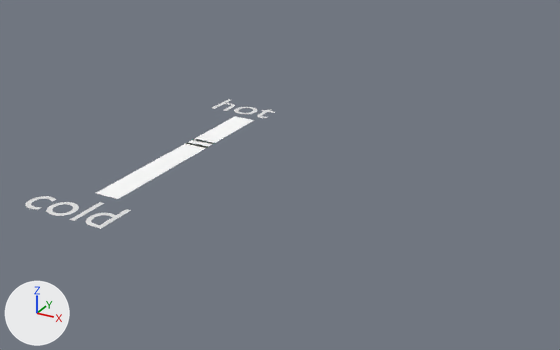
A saved change to the Blender file Gettinclose.blend.
The view is the same before and after, from a camera (50 mm lens) standing at (7.76, -10.52, 5.23) and looking at (1.64, 0.61, -0.33). The lights are fixed; the arrows at lower left show +X, +Y and +Z.

The first picture shows 'Text', 'Text.001', 'culture1', 'culture2', 'kernel'.
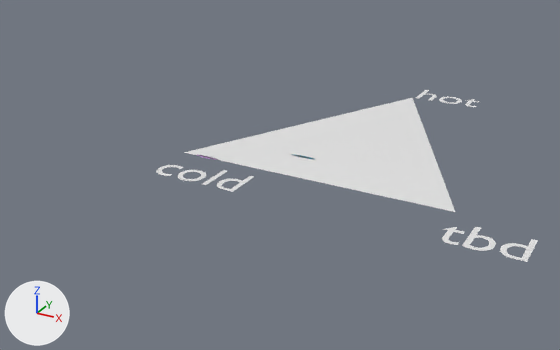
Commit message: finished first draft of models

What differs and where, as boxes [x1, y1, x2, y2] in the pictures (560 x 350 px):
'Triangle', added
    after: [184, 98, 455, 212]
'kernel', deleted
    before: [96, 116, 254, 199]
'Text.001', text changed, moved
    before: [25, 196, 131, 229]
    after: [416, 90, 480, 107]
'Text.002', added
    after: [442, 226, 538, 262]
'Text', text changed, moved
    before: [212, 99, 275, 118]
    after: [156, 165, 254, 192]
'culture2', moved
    before: [186, 142, 208, 148]
    after: [291, 154, 314, 159]
'culture1', moved
    before: [192, 139, 215, 144]
    after: [197, 155, 218, 160]

What changed in the scene script:
```text
Add me_triangle_035:
    me_triangle_035.from_pydata([(0.0, 0.0, 0.0), (5.0, 0.0, 0.0), (2.5, 5.0, 0.0)], [], [(0, 1, 2)])
Change txt_text_051:
    txt_text_051.body: 'hot' -> 'cold'
Change txt_text_052:
    txt_text_052.body: 'cold' -> 'hot'
Add txt_text_012:
    txt_text_012 = bpy.data.curves.new('Text.012', 'FONT')
    txt_text_012.body = 'tbd'
Change ob_text:
    ob_text.location: (-1.0, 2.3, 0.0) -> (0.0, -1.0, 0.0)
Change ob_text_001:
    ob_text_001.location: (-1.0, -3.0, 0.0) -> (2.5, 5.0, 0.0)
Change ob_culture2:
    ob_culture2.location: (0.0, 0.41, 0.0) -> (1.97, 0.85, 0.0)
Change ob_culture1:
    ob_culture1.location: (0.0, 0.62, 0.0) -> (0.48, 0.01, 0.0)
Remove ob_kernel:
    ob_kernel = bpy.data.objects.new('kernel', me_kernelmesh)
    ob_kernel.location = (0.0, 0.0, 0.0)
    ob_kernel.scale = (0.33, 3.0, 0.0)
Add ob_triangle:
    ob_triangle = bpy.data.objects.new('Triangle', me_triangle_035)
    ob_triangle.location = (0.0, 0.0, 0.0)
Add ob_text_002:
    ob_text_002 = bpy.data.objects.new('Text.002', txt_text_012)
    ob_text_002.location = (5.0, -1.0, 0.0)
```
